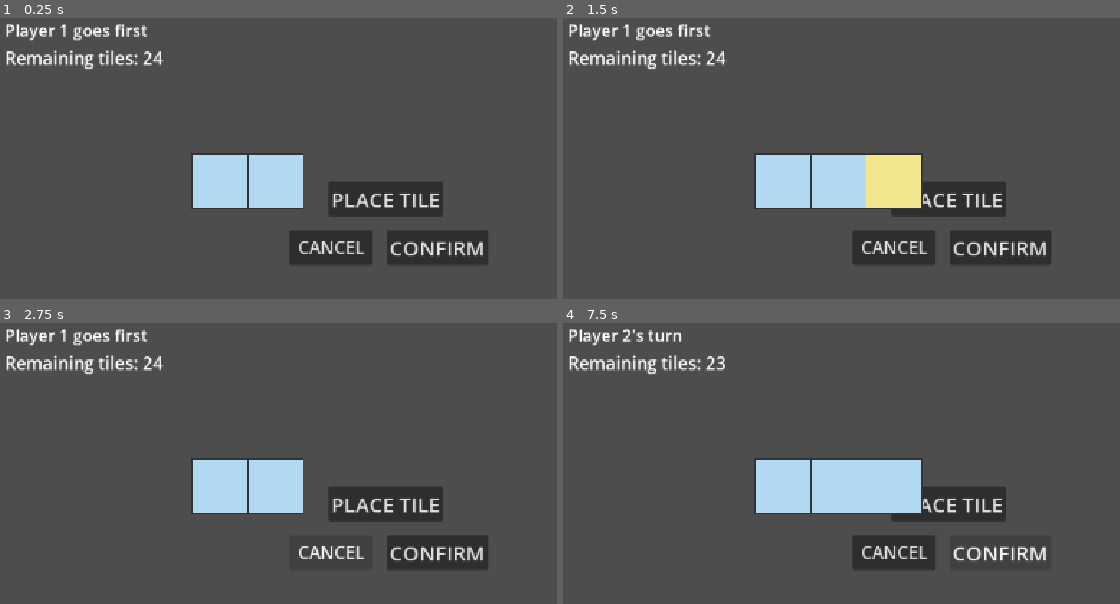
Above: before the commit, frames 1-4 (two rows, left to right).
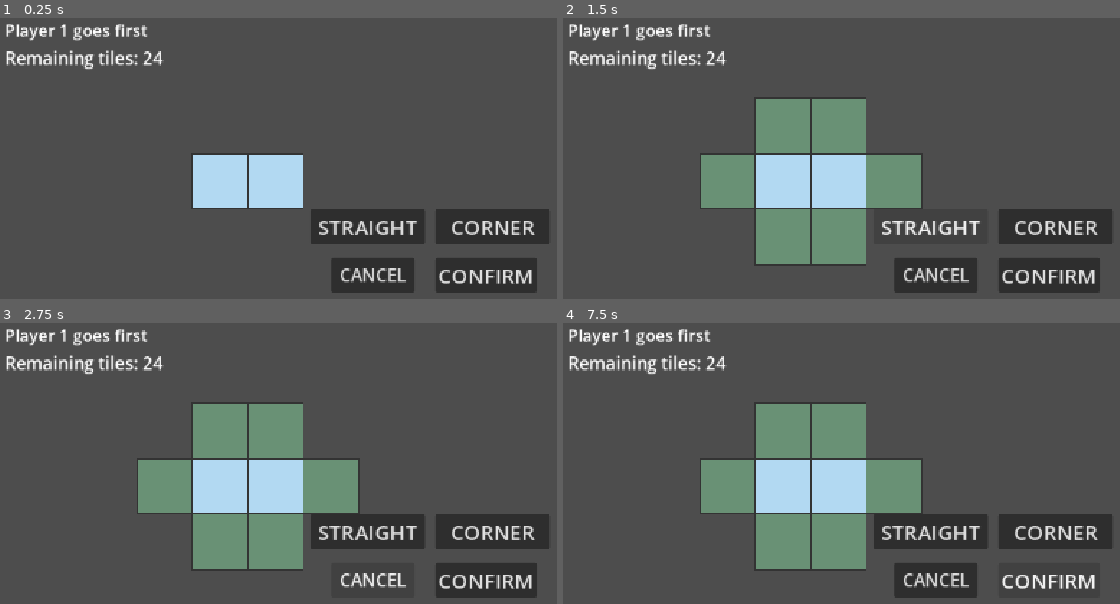
Above: after the commit, the same moments.

Repository: NguyenDucAnh20235585/monorail-godot
Game: Godot game, scene res://main.tscn
The game is run twice, just before and just after one commit, with the same random seed, the same clock (stepped at 60 frames per second) and the same inputs.
Inputs (mouse positions are in pixels of both pictures, inside the frame that each line leads up to):
- Up to frame 1 (0.25 s): no input
- Up to frame 2 (1.5 s): click (947, 197) at 0.5 s, where only the run before the commit has a clickable "PLACE TILE"; click (930, 225) at 1.25 s, where only the run after the commit has a clickable "STRAIGHT"
- Up to frame 3 (2.75 s): click "CANCEL" at 2 s
- Up to frame 4 (7.5 s): click (1053, 530) at 2.75 s, where only the run after the commit has a clickable "CORNER"; click "CONFIRM" at 3.5 s; click "CONFIRM" at 4.25 s; click (947, 502) at 5 s, where only the run before the commit has a clickable "PLACE TILE"; click (930, 530) at 5.75 s, where only the run after the commit has a clickable "STRAIGHT"; click (1053, 530) at 6.5 s, where only the run after the commit has a clickable "CORNER"; click "CONFIRM" at 7.25 s

The runs differ from the first frame. In frame 1, 10% of the frame differs, in the area x 52-99%, y 58-98%; in frame 2, 21%, in the area x 24-99%, y 28-98%; in frame 3, 20%; in frame 4, 20%.

Commit message:
feat: add pending tile click interaction - anh.nd

Diff:
--- a/main.gd
+++ b/main.gd
@@ -1,7 +1,7 @@
 extends Node
 
 var game_state: GameState
-
+var selected_tile_type: int = -1
 var pending_move: Dictionary
 
 var players = {
@@ -22,6 +22,8 @@
 
 	$Board.set_board(game_state.board)
 
+	$Board.set_indicators([])
+
 	print("Board: ", game_state.board)
 	print("Current player: ", game_state.current_player)
 	print("Remaining tiles: ", game_state.remaining_tiles)
@@ -31,22 +33,8 @@
 	$TurnLabel.text = players[game_state.current_player]["name"] + " goes first"
 	$RemainingTilesLabel.text = "Remaining tiles: %d" % game_state.remaining_tiles
 
-func _on_button_pressed():
+func _on_confirm_button_pressed():
 	confirm_pending_move()
-
-func _on_place_tile_button_pressed():
-	if pending_move["tiles"].size() >= 3:
-		print("Pending move already has 3 tiles")
-		return
-
-	var next_x = game_state.board.size() + pending_move["tiles"].size()
-
-	pending_move["tiles"].append({
-		"position": Vector2i(next_x, 0),
-		"type": MonoTile.TileType.STRAIGHT,
-		"rotation": 1
-	})
-	$Board.set_pending_move(pending_move)
 
 func update_hud():
 	$TurnLabel.text = players[game_state.current_player]["name"] + "'s turn"
@@ -57,6 +45,8 @@
 		"player_id": game_state.current_player,
 		"tiles": []
 	}
+
+	selected_tile_type = -1
 
 func confirm_pending_move():
 	if pending_move["tiles"].is_empty():
@@ -87,5 +77,54 @@
 
 	print("Pending move cancelled")
 
-func _on_cancel_button_pressed() -> void:
+func _on_cancel_button_pressed():
 	cancel_pending_move()
+
+# DEBUG/TẠM: candidate positions chưa dùng validator thật
+func show_debug_indicators():
+	var positions = [
+		Vector2i(-1, 0),
+		Vector2i(2, 0),
+		Vector2i(0, -1),
+		Vector2i(0, 1),
+		Vector2i(1, -1),
+		Vector2i(1, 1)
+	]
+
+	for tile in pending_move["tiles"]:
+		positions.erase(tile["position"])
+
+	$Board.set_indicators(positions)
+
+func _on_straight_button_pressed():
+	selected_tile_type = MonoTile.TileType.STRAIGHT
+	show_debug_indicators()
+	print("Selected tile: STRAIGHT")
+
+func _on_corner_button_pressed():
+	selected_tile_type = MonoTile.TileType.CORNER
+	show_debug_indicators()
+	print("Selected tile: CORNER")
+
+func _on_board_indicator_clicked(grid_pos: Vector2i):
+	if selected_tile_type == -1:
+		print("No tile type selected")
+		return
+
+	if pending_move["tiles"].size() >= 3:
+		print("Pending move already has 3 tiles")
+		return
+
+	var tile = {
+		"position": grid_pos,
+		"type": selected_tile_type,
+		"rotation": 0
+	}
+
+	pending_move["tiles"].append(tile)
+
+	$Board.set_pending_move(pending_move)
+	show_debug_indicators()
+
+	print("Pending tile added: ", tile)
+	print("Pending tile count: ", pending_move["tiles"].size())
--- a/main.tscn
+++ b/main.tscn
@@ -27,36 +27,48 @@
 anchor_top = -0.033
 anchor_right = 0.053000003
 anchor_bottom = 0.071
-offset_left = 632.992
-offset_top = 351.384
-offset_right = 664.944
-offset_bottom = 333.992
+offset_left = 702.992
+offset_top = 391.384
+offset_right = 734.944
+offset_bottom = 373.992
 theme_override_font_sizes/font_size = 30
 text = "CONFIRM
 "
 
-[node name="PlaceTileButton" type="Button" parent="." unique_id=1806819512]
+[node name="StraightButton" type="Button" parent="." unique_id=1806819512]
 custom_minimum_size = Vector2(160, 50)
-offset_left = 496.0
-offset_top = 260.0
-offset_right = 661.0
-offset_bottom = 310.0
+offset_left = 470.0
+offset_top = 300.0
+offset_right = 635.0
+offset_bottom = 350.0
 theme_override_font_sizes/font_size = 30
-text = "PLACE TILE"
+text = "STRAIGHT"
 
 [node name="CancelButton" type="Button" parent="." unique_id=547421458]
 custom_minimum_size = Vector2(120, 50)
-offset_left = 440.0
-offset_top = 330.0
-offset_right = 560.0
-offset_bottom = 380.0
+offset_left = 500.0
+offset_top = 370.0
+offset_right = 620.0
+offset_bottom = 420.0
 theme_override_font_sizes/font_size = 25
 text = "CANCEL"
+
+[node name="CornerButton" type="Button" parent="." unique_id=2122806873]
+custom_minimum_size = Vector2(160, 50)
+offset_left = 650.0
+offset_top = 300.0
+offset_right = 815.0
+offset_bottom = 350.0
+theme_override_font_sizes/font_size = 30
+text = "CORNER
+"
 
 [node name="Board" type="Node2D" parent="." unique_id=2008717891]
 position = Vector2(300, 220)
 script = ExtResource("2_0xm2m")
 
-[connection signal="pressed" from="ConfirmButton" to="." method="_on_button_pressed"]
-[connection signal="pressed" from="PlaceTileButton" to="." method="_on_place_tile_button_pressed"]
+[connection signal="pressed" from="ConfirmButton" to="." method="_on_confirm_button_pressed"]
+[connection signal="pressed" from="StraightButton" to="." method="_on_straight_button_pressed"]
 [connection signal="pressed" from="CancelButton" to="." method="_on_cancel_button_pressed"]
+[connection signal="pressed" from="CornerButton" to="." method="_on_corner_button_pressed"]
+[connection signal="indicator_clicked" from="Board" to="." method="_on_board_indicator_clicked"]
--- a/scripts/ui/board/board_view.gd
+++ b/scripts/ui/board/board_view.gd
@@ -1,18 +1,41 @@
 class_name BoardView
 extends Node2D
+
+signal indicator_clicked(grid_pos: Vector2i)
 
 const CELL_SIZE := 80
 
 var board: Dictionary = {}
 
 var pending_tiles: Array = []
+var indicator_positions: Array = []
 
 func set_board(board_data: Dictionary) -> void:
 	board = board_data
 	queue_redraw()
 
+func set_indicators(positions: Array) -> void:
+	indicator_positions = positions
+	queue_redraw()
 
-func _draw() -> void:
+func _unhandled_input(event: InputEvent) -> void:
+	if event is InputEventMouseButton:
+		if event.button_index == MOUSE_BUTTON_LEFT and event.pressed:
+			var local_position := to_local(event.position)
+
+			var grid_pos := Vector2i(
+				floori(local_position.x / CELL_SIZE),
+				floori(local_position.y / CELL_SIZE)
+			)
+
+			if grid_pos in indicator_positions:
+				indicator_clicked.emit(grid_pos)
+
+func _draw():
+
+	# DEBUG/TẠM: candidate indicators
+	for grid_position in indicator_positions:
+		draw_cell(grid_position, Color(0.55, 0.9, 0.65, 0.45))
 	# Tile đã confirm
 	for grid_position in board.keys():
 		draw_cell(grid_position, Color(0.7, 0.85, 0.95))
@@ -20,7 +43,6 @@
 	# Tile đang pending
 	for tile in pending_tiles:
 		draw_cell(tile["position"], Color(0.95, 0.9, 0.55))
-
 
 func draw_cell(grid_position: Vector2i, color: Color) -> void:
 	var screen_position = Vector2(
